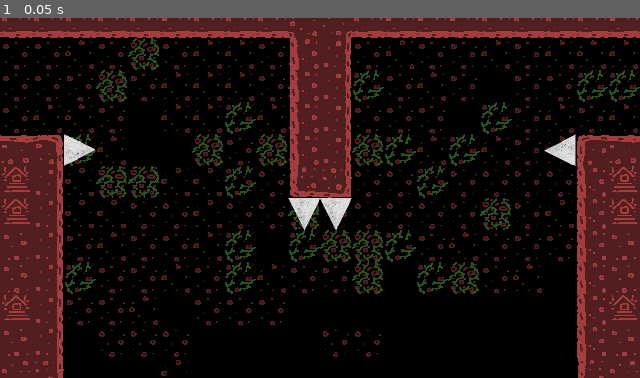
Above: before the commit, frame 1.
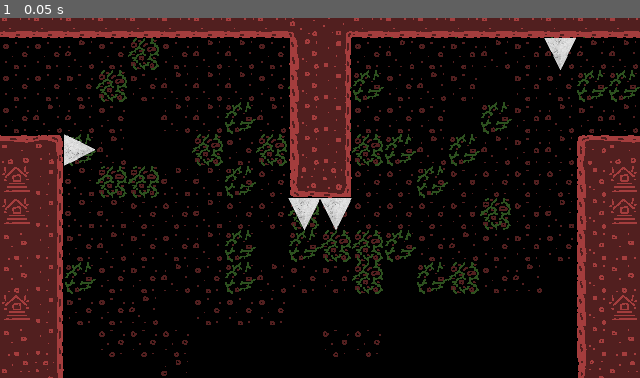
Above: after the commit, the same moment.

Repository: chars-at-last/Platforming-Game
Game: Godot game, scene res://nodes/scenes/levels/created levels/level_02.tscn
Two runs of this game, one before a commit and one after it. Both use one fixed random seed, a clock stepped at 60 frames per second and the inputs below. This scene is started directly instead of the project's main scene. The engine's default icon, where the game draws it, is replaced by a stand-in: a white triangle on a blue panel in a dark square.
Inputs:
- Up to frame 1 (0.05 s): no input

The runs differ from the first frame. In frame 1, 0.5% of the frame differs, in the area x 85-90%, y 5-42%.

Commit message:
Small Changes (You Know What It Is)

Diff:
--- a/nodes/scenes/levels/created levels/level_02.tscn
+++ b/nodes/scenes/levels/created levels/level_02.tscn
@@ -24,7 +24,7 @@
 
 [node name="Spikes2" parent="." index="4" instance=ExtResource("3_gufr5")]
 scale = Vector2(0.5, 0.5)
-tile_map_data = PackedByteArray("AAD//wAAAQADAAAAADAAAAAAAQADAAAAADD4//7/AQADAAAAAFAHAP7/AQADAAAAAGA=")
+tile_map_data = PackedByteArray("AAD//wAAAQADAAAAADAAAAAAAQADAAAAADAHAPv/AQADAAAAADD4//7/AQADAAAAAFA=")
 
 [node name="Spikes" parent="." index="5" instance=ExtResource("3_gufr5")]
 tile_map_data = PackedByteArray("AAD7/wQAAQADAAAAAAD8/wQAAQADAAAAAAD9/wQAAQADAAAAAAD+/wQAAQADAAAAAAD//wQAAQADAAAAAAAAAAQAAQADAAAAAAABAAQAAQADAAAAAAACAAQAAQADAAAAAAADAAQAAQADAAAAAAAEAAQAAQADAAAAAAA=")
--- a/nodes/scenes/player/player.tscn
+++ b/nodes/scenes/player/player.tscn
@@ -801,7 +801,7 @@
 
 [sub_resource type="AnimationNodeStateMachineTransition" id="AnimationNodeStateMachineTransition_5pq61"]
 advance_mode = 2
-advance_expression = "_looking_direction == LOOKING_DIRS.DOWN"
+advance_expression = "is_ducking()"
 
 [sub_resource type="AnimationNodeStateMachineTransition" id="AnimationNodeStateMachineTransition_xrx5p"]
 advance_mode = 2
@@ -1085,7 +1085,7 @@
 states/walking_looking_up/node = SubResource("AnimationNodeAnimation_m0v4i")
 states/walking_looking_up/position = Vector2(810, 427)
 transitions = ["Start", "idle", SubResource("AnimationNodeStateMachineTransition_40udu"), "idle", "walking", SubResourc …(5922 unchanged characters)…
-graph_offset = Vector2(125.754, -54.8815)
+graph_offset = Vector2(48.1038, 2.29034)
 
 [sub_resource type="Gradient" id="Gradient_420ka"]
 colors = PackedColorArray(1, 1, 1, 1, 0, 0, 0, 1)
@@ -1129,7 +1129,6 @@
 libraries = {
 "": SubResource("AnimationLibrary_mn3du")
 }
-autoplay = "idle"
 
 [node name="AnimationTree" type="AnimationTree" parent="."]
 tree_root = SubResource("AnimationNodeStateMachine_cn2te")
--- a/nodes/scripts/gun.gd
+++ b/nodes/scripts/gun.gd
@@ -29,6 +29,8 @@
 
 	# Gun
 	physics_gun_control(_delta)
+
+	#print(base_position)
 
 # Controls the gun charging
 func physics_gun_control(_delta: float) -> void:
